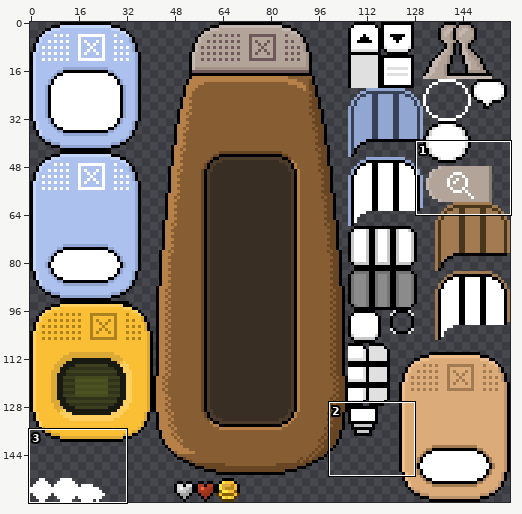
Two states of a sprite sheet, app/client/src/assets/ui/ui.png. Above, an overview of the earlier version with the close-up marked.
Close-up. Old version:
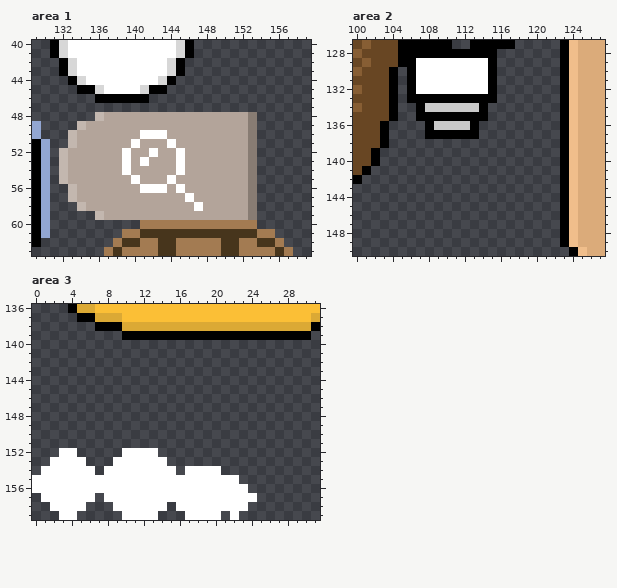
The file is 160x160 pixels. Colours within 5 levels of each other are drawn and written as one. Shown: area 1: x 129..159, y 40..63; area 2: x 100..127, y 127..150; area 3: x 0..31, y 136..159.
New version:
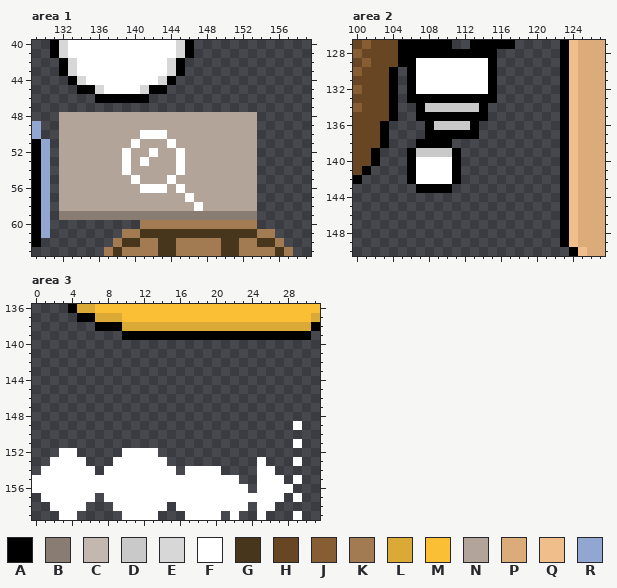
Palette (. is transparent): A #000000  B #887c73  C #c3b7af  D #c9c9c9  E #d7d7d7  F #ffffff  G #47351c  H #684623  J #875e34  K #a37b52  L #dba935  M #fbbf36  N #b3a49a  P #dbab7a  Q #f0be8b  R #92a6d2
The edit:
Area 1:
y 48: x 132..136 ....C -> NNNNN; x 153 B -> N
y 49: x 132..134 ..C -> NNN; x 153 B -> N
y 50..51: x 132..133 .C -> NN; x 153 B -> N
y 52..55: x 132 C -> N; x 153 B -> N
y 56..57: x 132..133 .C -> NN; x 153 B -> N
y 58: x 132..134 ..C -> NNN; x 153 B -> N
y 59: x 132..152 ....CNNNNNNNNNNNNNNNN -> BBBBBBBBBBBBBBBBBBBBB
Area 2:
y 138: x 107..110 .... -> AAAA
y 139: x 106..111 ...... -> ADDDDA
y 140..142: x 106..111 ...... -> AFFFFA
y 143: x 107..110 .... -> AAAA
Area 3:
y 149: x 29 . -> F
y 151: x 29 . -> F
y 153: x 25 . -> F; x 29 . -> F
y 154: x 25..26 .. -> FF
y 155: x 25..27 ... -> FFF; x 29 . -> F
y 156: x 25..28 .... -> FFFF
y 157: x 25..27 ... -> FFF; x 29 . -> F
y 158: x 25..26 .. -> FF
y 159: x 25 . -> F; x 29 . -> F
Changed places in both close-ups, as pixel boxes (x1, y1, x2, y2):
changed: (59, 112, 257, 220)
added: (407, 139, 461, 193)
added: (257, 421, 302, 520)
